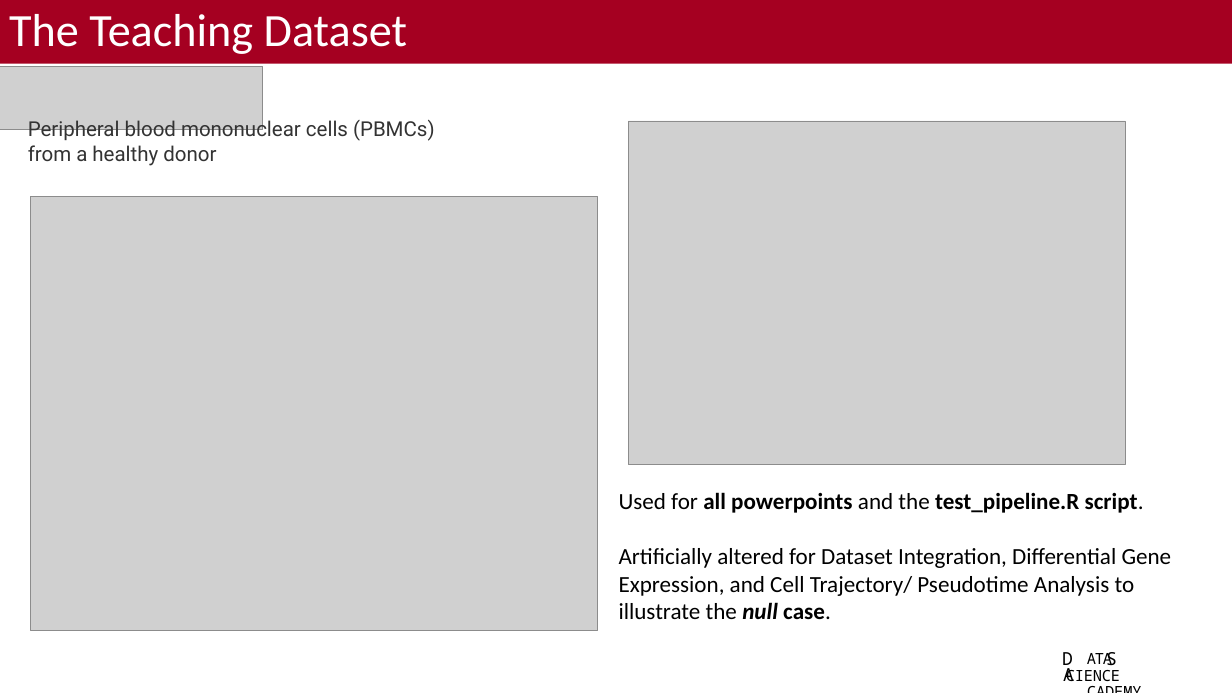
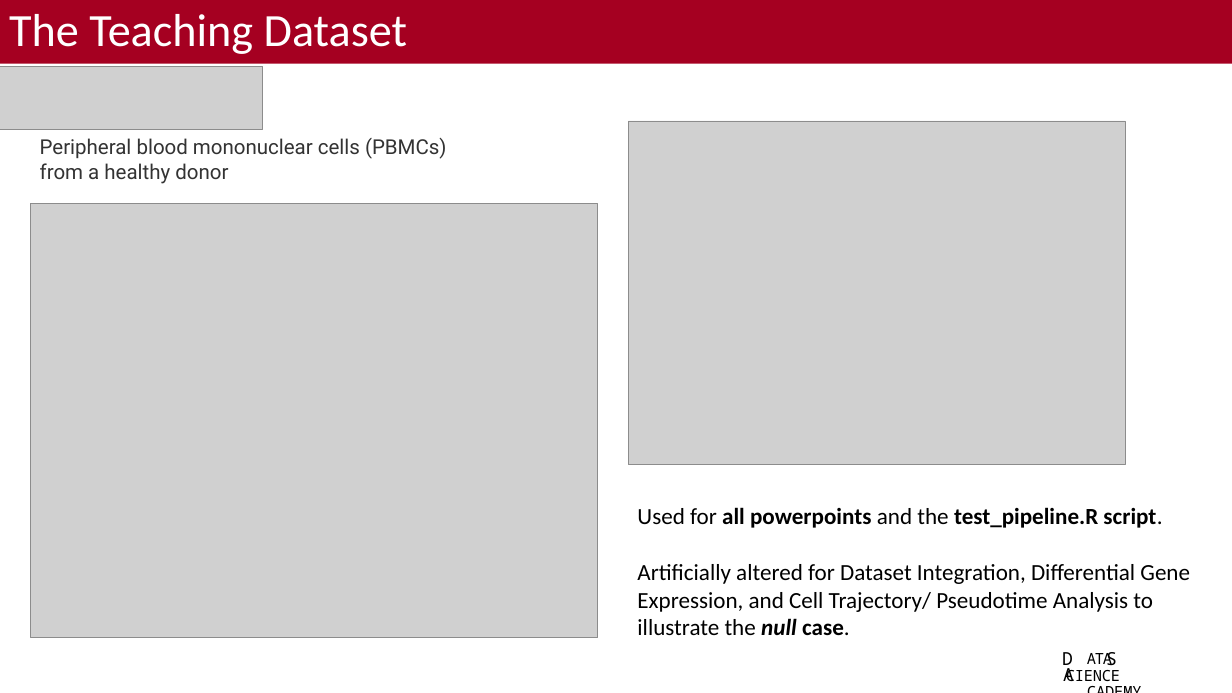
Before and after one commit to bacorli2/scrna_workshop, a slide deck: slide 5 of M0_Intro_Workshop/M0_Introdution_Course.pptx. Drawn at 1232x693 pixels with LibreOffice and Linux fonts; fonts in the diff are those of the drawing; grey boxes stand for pictures; background and template pictures are left out. Boxes give left, top, right and bottom in pixels: in the first picture for what was removed or moved away, otherwise in the second. Text is boxed around its words. In the diff, an @@ line names an element or a change of style, - is before the commit and + after.

```diff
--- a/M0_Intro_Workshop/M0_Introdution_Course.pptx
+++ b/M0_Intro_Workshop/M0_Introdution_Course.pptx
@@ text "Peripheral blood mononuclear cells (PBMCs) ...": place and size @@
-text "Peripheral blood mononuclear cells (PBMCs) ..." at (28,117,435,166)
+text "Peripheral blood mononuclear cells (PBMCs) ..." at (40,138,447,184)
@@ picture: place and size @@
-picture at (30,196,598,630)
+picture at (30,203,598,638)
@@ text "Used for all powerpoints and ...": place and size @@
-text "Used for all powerpoints and ..." at (619,492,1172,619)
+text "Used for all powerpoints and ..." at (637,507,1190,635)
```
Also in this commit, not shown: 3 other slides changed, 1 slide added.
